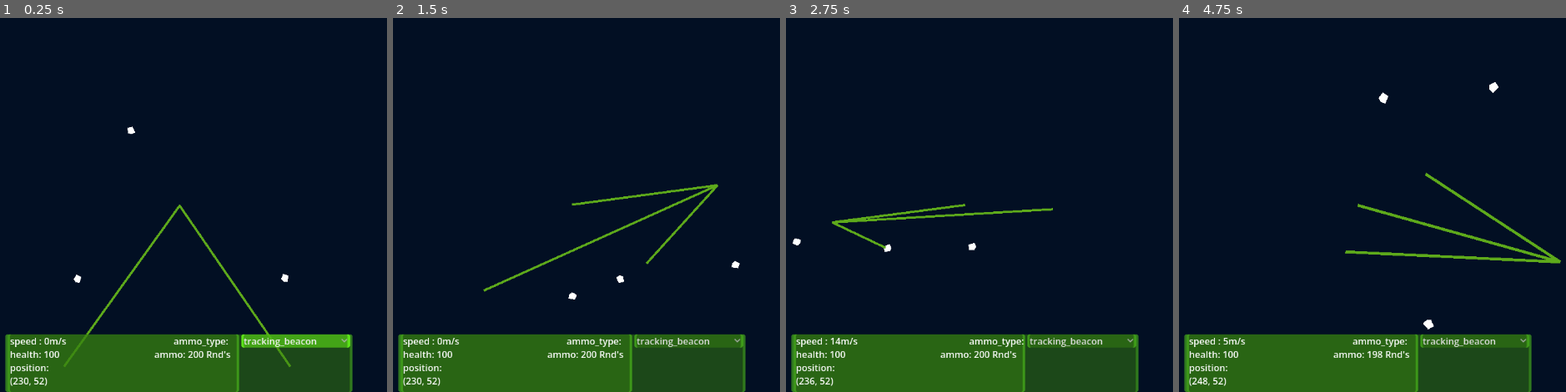
Above: before the commit, frames 1-4 (left to right).
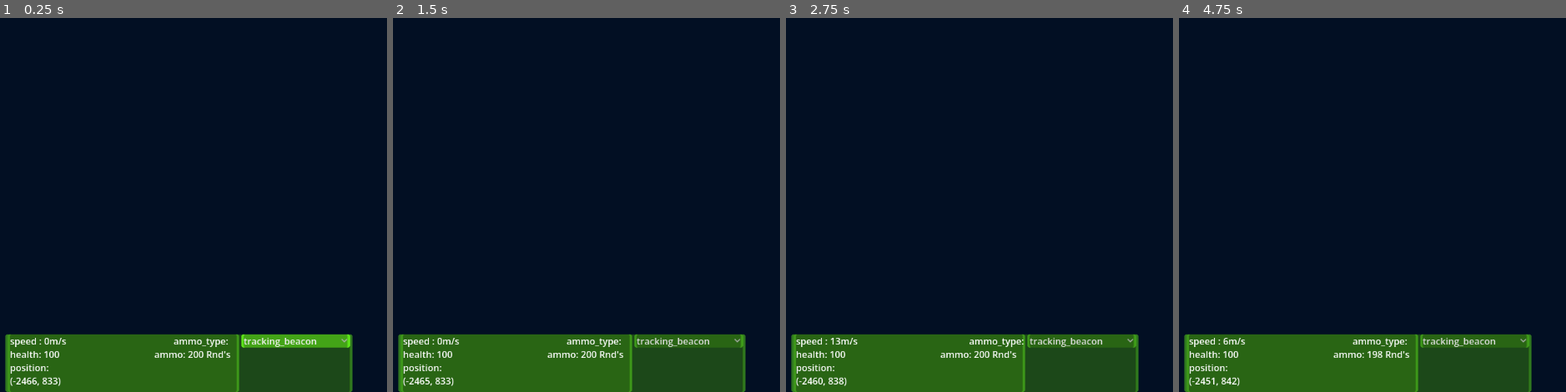
Above: after the commit, the same moments.

Repository: Codename1001/radar-game
Game: Godot game, scene res://scenes/world.tscn
Two runs of this game, one before a commit and one after it. Both use one fixed random seed, a clock stepped at 60 frames per second and the inputs below.
Inputs (mouse positions are in pixels of both pictures, inside the frame that each line leads up to):
- Up to frame 1 (0.25 s): no input
- Up to frame 2 (1.5 s): click "tracking_beacon" at 0.5 s; move the mouse to (718, 186) at 1.27 s; press the mouse at (718, 186) at 1.28 s; hold D (right) from 1.28 s (still down)
- Up to frame 3 (2.75 s): move the mouse to (832, 223) at 2.02 s; release D (right) at 2.03 s; release the mouse at (832, 223) at 2.03 s; hold S (down) from 2.03 s (still down); tap Q (aim guns left) at 2.1 s; click (832, 223) at 2.3 s
- Up to frame 4 (4.75 s): move the mouse to (1422, 122) at 2.77 s; release S (down) at 2.78 s; hold D (right) 2.78-3.53 s; hold E (aim guns right) 2.78-3.53 s; click (1422, 122) at 3.05 s; move the mouse to (1326, 279) at 3.52 s; hold W (up) 3.53-4.28 s; tap Space (shoot) at 3.6 s; click (1326, 279) at 3.8 s; move the mouse to (1558, 261) at 4.27 s; hold A (left) from 4.28 s (still down); hold Up (zoom in) from 4.28 s (still down); click (1558, 261) at 4.55 s

The runs differ from the first frame. In frame 1, 1.0% of the frame differs, in the area x 3-76%, y 28-99%; in frame 2, 1.2%; in frame 3, 1.0%; in frame 4, 1.6%, in the area x 3-99%, y 17-99%.

Commit message:
more updateds to boids

Diff:
--- a/project.godot
+++ b/project.godot
@@ -134,6 +134,11 @@
 "events": [Object(InputEventKey,"resource_local_to_scene":false,"resource_name":"","device":-1,"window_id":0,"alt_press …(195 unchanged characters)…
 ]
 }
+leftclick={
+"deadzone": 0.2,
+"events": [Object(InputEventMouseButton,"resource_local_to_scene":false,"resource_name":"","device":-1,"window_id":0,"alt_pressed":false,"shift_pressed":false,"ctrl_pressed":false,"meta_pressed":false,"button_mask":1,"position":Vector2(180, 16),"global_position":Vector2(189, 64),"factor":1.0,"button_index":1,"canceled":false,"pressed":true,"double_click":false,"script":null)
+]
+}
 
 [layer_names]
 
--- a/scenes/entitys/boid.gd
+++ b/scenes/entitys/boid.gd
@@ -1,72 +1,55 @@
 extends RigidBody2D
 
 @onready var rays = $rays.get_children()
-
+@export var id = 1
+@onready var marker = $Marker2D
 var stear_direction = 0
 
 var intrests = []
 var dangers = []
 var near_boids = []
 
-var move_speed = 1000
-var turn_speed = 100
+var move_speed = 100
+var turn_speed = 70
 #var avrage_direction =0
 
 var  target_position = Vector2.ZERO
 
-var debug = true
+var debug = false
 
 func group():
-	##var avrage = 0
-	##for area in near_boids:
-		##avrage += (area.get_parent().global_rotation_degrees) *-1 * 100
-	##if avrage !=0:
-		##avrage_direction = avrage / near_boids.size()
-	##print(avrage_direction)
-	##intrests.append(avrage_direction)
-	#var target = Vector2.ZERO
-	#if target == Vector2.ZERO :
-		#pass
-	#var avrage_target_pos = []
-	#var foward_vector = linear_velocity.normalized().rotated(rotation) #(-transform.y).rotated(rotation)
-	#for i in near_boids:
-		#avrage_target_pos.append(i.global_position)
-	#for i in avrage_target_pos:
-		#target +=i
-	#target / avrage_target_pos.size()
-#
-	#var direction = (target - global_position).normalized()
-	#var angle_diff = foward_vector.angle_to(direction)
-	#if near_boids == []:
-		#angle_diff = 0
-	#intrests.append(angle_diff * turn_speed)
-
+	var boids = Vector2.ZERO
 	var avrige_posiiton = Vector2.ZERO
 	# finds the avrage position of local boids
-	for area in near_boids:
-		avrige_posiiton += area.global_position
+	intrests = []
 
 	if !near_boids == []:
-
-		#intrests.append((avrige_posiiton / near_boids.size()))
-		#target_position = (avrige_posiiton / near_boids.size())
+		for area in near_boids:
+			boids += area.global_position
+			avrige_posiiton = (boids / near_boids.size())
+			intrests.append(avrige_posiiton)
+			#target_position = (avrige_posiiton / near_boids.size())
 		pass
 	else:
+
 		intrests.append($Marker2D.global_position)
 		#intrests.append((avrige_posiiton / near_boids.size()))
-
 		#target_position = $Marker2D.global_position
 	#print(rad_to_deg(get_angle_to(target_position))+90)
-
-	intrests.append( get_global_mouse_position())
+	#intrests.append( get_global_mouse_position())
 
 	#finds the avrage point of itrest and sets targaet position to it
 	for i in intrests:
 
-		target_position = (i/ intrests.size())
+		if intrests.size() <1:
+			target_position = (i/ intrests.size())
+		else :
+			target_position = i
 
 	stear_direction =  100*(rad_to_deg(get_angle_to(target_position))+90)
 
+
+	queue_redraw()
 	pass
 
 func stear(state):
@@ -84,9 +67,9 @@
 
 func update_direction(state):
 
-	queue_redraw()
+
 	#stear_direction = 0
-	intrests = []
+
 	group()
 	stear(state)
 
@@ -95,7 +78,8 @@
 
 
 func _integrate_forces(state: PhysicsDirectBodyState2D) -> void:
-	update_direction(state)
+	#update_direction(state)
+	group()
 	state.apply_torque(stear_direction)
 	state.apply_central_force(Vector2(0,-move_speed).rotated(rotation))
 
@@ -104,8 +88,10 @@
 
 	if Input.is_action_just_pressed("debug ") and debug ==true:
 		debug = false
+		$"debug layer".hide()
 	elif Input.is_action_just_pressed("debug ") and debug ==false:
 		debug = true
+		$"debug layer".show()
 
 	if debug == true:
 		draw_line(to_local(self.global_position), to_local(target_position),Color(0.37, 0.667, 0.109, 1.0),5)
--- a/scenes/entitys/boid.tscn
+++ b/scenes/entitys/boid.tscn
@@ -3,7 +3,7 @@
 [ext_resource type="Script" uid="uid://yighjs8f85uk" path="res://scenes/entitys/boid.gd" id="1_7na72"]
 
 [sub_resource type="CircleShape2D" id="CircleShape2D_7na72"]
-radius = 314.0573
+radius = 285.04385
 
 [node name="boid" type="RigidBody2D" unique_id=1696725926 groups=["neutral"]]
 collision_mask = 3
@@ -45,16 +45,29 @@
 
 [node name="Area2D" type="Area2D" parent="." unique_id=1325307280]
 disable_mode = 2
+collision_layer = 3
+collision_mask = 3
 
-[node name="Polygon2D" type="CollisionShape2D" parent="Area2D" unique_id=1306005163]
-modulate = Color(1, 1, 1, 0.4627451)
+[node name="CollisionShape2D" type="CollisionShape2D" parent="Area2D" unique_id=707293380]
 shape = SubResource("CircleShape2D_7na72")
+
+[node name="CollisionPolygon2D" type="CollisionPolygon2D" parent="Area2D" unique_id=1319886187]
+position = Vector2(-4, 2)
+polygon = PackedVector2Array(2, 0, 439, 69, 1509, 108, 645, -721, 23, -1111, -639, -661, -1306, 128, -342, 81)
 
 [node name="Marker2D" type="Marker2D" parent="." unique_id=1025778255]
 position = Vector2(0, -196)
 
-[node name="Polygon2D" type="Polygon2D" parent="Marker2D" unique_id=1296135820]
+[node name="debug layer" type="Node2D" parent="." unique_id=943752996]
+visible = false
+
+[node name="Polygon2D" type="Polygon2D" parent="debug layer" unique_id=1296135820]
+position = Vector2(0, -196)
 polygon = PackedVector2Array(-2, -8, 9, -4, 7, 10, -2, 9, -7, 3)
+
+[node name="Polygon2D2" type="Polygon2D" parent="debug layer" unique_id=401145505]
+position = Vector2(-1, -1)
+polygon = PackedVector2Array(1, -39, 11, -30, 15, 0, 9, 36, -7, 36, -14, 1, -9, -29)
 
 [connection signal="area_entered" from="Area2D" to="." method="_on_area_2d_area_entered"]
 [connection signal="area_exited" from="Area2D" to="." method="_on_area_2d_area_exited"]
--- a/scenes/mouse_pointer.gd
+++ b/scenes/mouse_pointer.gd
@@ -9,5 +9,9 @@
 
 # Called every frame. 'delta' is the elapsed time since the previous frame.
 func _process(delta: float) -> void:
+	if Input.is_action_pressed("leftclick"):
+		$Area2D.monitorable = true
+	else :
+		$Area2D.monitorable  = false
 	global_position = get_global_mouse_position()
 	globalVars.target_position = get_global_mouse_position()
--- a/scenes/world.tscn
+++ b/scenes/world.tscn
@@ -26,24 +26,26 @@
 polygon = PackedVector2Array(385.8689, -3495.8845, 755.88184, -3540.286, 1148.0952, -3436.6824, 1014.8906, -3133.272, 7 …(1388 unchanged characters)…
 
 [node name="player" parent="." unique_id=866916123 instance=ExtResource("1_rwgxs")]
-position = Vector2(437.70294, 122.98447)
+position = Vector2(-4931, 1666)
 rotation = -1.8064158
 
 [node name="boid10" parent="." unique_id=1649410317 instance=ExtResource("3_4wyf3")]
-position = Vector2(-11002.939, 1561.0486)
+position = Vector2(-11061, 1157.9993)
 rotation = -1.0349803
-
-[node name="Camera2D" parent="boid10" unique_id=1771188708 instance=ExtResource("3_k0juu")]
-position = Vector2(0.34101105, -0.57172585)
+id = 3
 
 [node name="mouse pointer" parent="." unique_id=553573650 instance=ExtResource("4_k0juu")]
 position = Vector2(-12756.722, 2421.0835)
 
 [node name="boid" parent="." unique_id=1696725926 instance=ExtResource("3_4wyf3")]
 position = Vector2(-11269.88, 1922.6168)
+id = 2
+
+[node name="Camera2D" parent="boid" unique_id=1048905295 instance=ExtResource("3_k0juu")]
 
 [node name="boid2" parent="." unique_id=743657351 instance=ExtResource("3_4wyf3")]
-position = Vector2(-10774.0625, 1922.6168)
+position = Vector2(-7875, 2326)
+id = 2
 
 [node name="boid3" parent="." unique_id=2077345209 instance=ExtResource("3_4wyf3")]
-position = Vector2(-11245.88, 3291.6636)
+position = Vector2(-8904, 3349)
